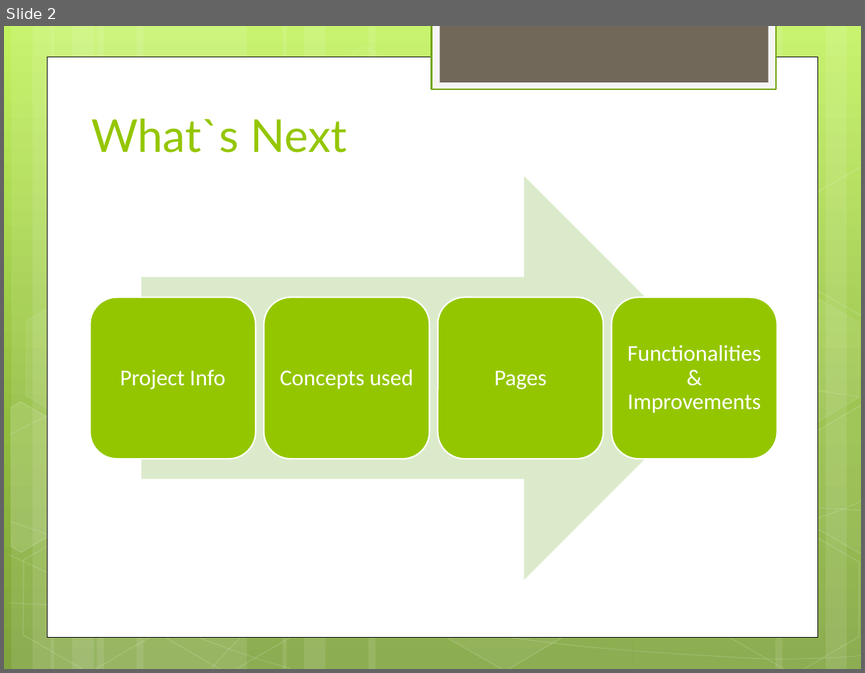
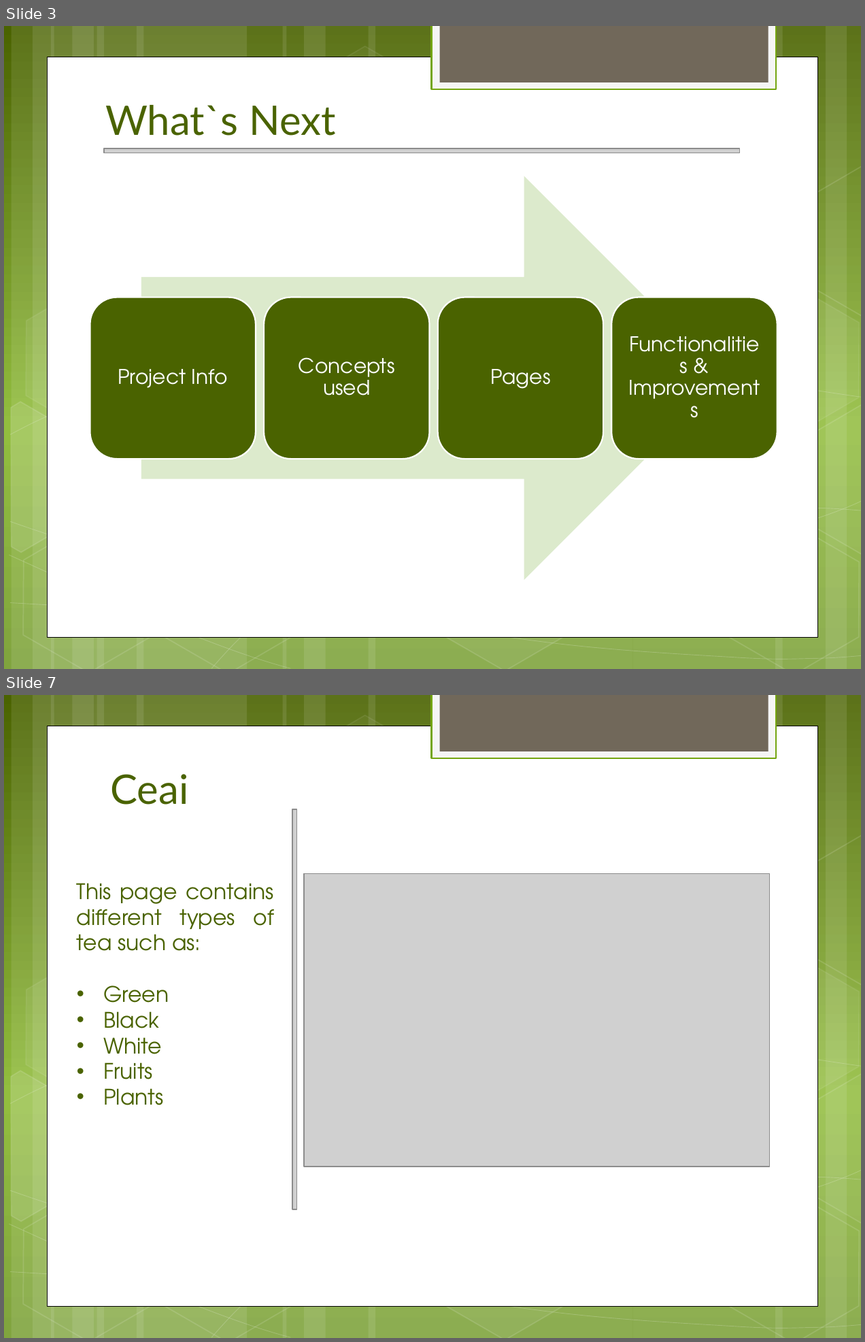
Before and after one commit to Daniela-MI/Final-Project, a slide deck: TeaHi.pptx. Shown one above the other, each under a label of ours: slide 2 before the commit, slides 3 and 7 after it; the slides between them are not shown. The pictures are 865x673 and 865x1342 pixels, drawn with LibreOffice and Linux fonts; fonts in the diff are those of the drawing; grey boxes stand for pictures. Boxes give left, top, right and bottom in pixels: in the first picture for what was removed or moved away, otherwise in the second. Text is boxed around its words. In the diff, an @@ line names an element or a change of style, - is before the commit and + after.

```diff
--- a/TeaHi.pptx
+++ b/TeaHi.pptx
@@ slide 7 added at [4,695,861,1338], background gradient #4A6300 to #93BF3F to #81A53E; not listed: 31 template elements that a slide beside it also shows @@
@@ title added at [110,774,188,804], 34.2 pt, text #4A6300 @@
+Ceai
@@ picture added at [292,809,296,1209] @@
@@ picture added at [304,873,769,1166] @@
@@ text added at [77,883,274,1105], 18 pt, text #4A6300 @@
+This page contains
+different types of tea such as:
+• Green
+• Black
+• White
+• Fruits
+• Plants
@@ what was slide 2 is now slide 3 @@
@@ slide 3 changed as well @@
@@ background gradient #C3F35F to #93BF3F to #81A53E to gradient #4A6300 to #93BF3F to #81A53E @@
@@ title "What`s Next": place and size @@
-title "What`s Next" at [91,118,347,152]
+title "What`s Next" at [105,105,335,135]
@@ title "What`s Next" at [105,105,335,135]: size 38 to 34.2 pt, text colour #94C600 to #4A6300 @@
@@ picture added at [104,148,740,152] @@
@@ fill #94C600 to #4A6300 in 4 elements at [90,297,255,458], [264,297,429,458], [438,297,603,458], [611,297,777,458] @@
@@ size 19 to 17 pt, font Calibri to TeX Gyre Adventor in 4 elements at [118,369,228,388], [298,357,395,395], [490,369,550,388], [619,305,769,451] @@
```
Also in this commit, not shown: 1 other slide changed, 10 other slides added, 1 slide removed, 24 other files.
